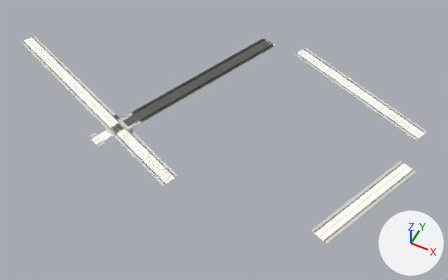
A saved change to the glTF model game/assets/city/roads/roads_1_-3.gltf.
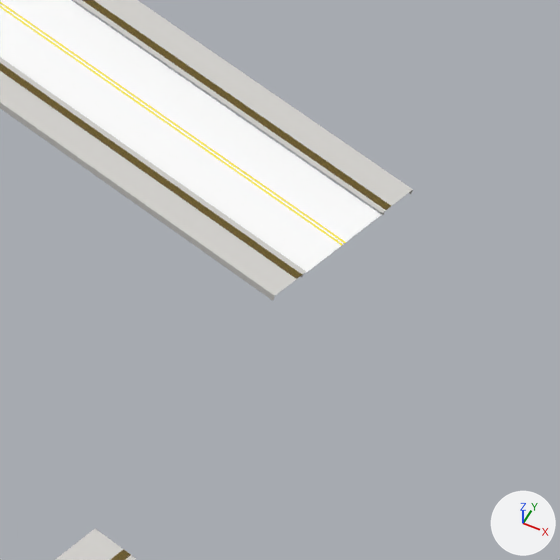
The first picture shows the older version from a 50 mm camera at (1034.0, 789.0, 358.0) aimed at (881.0, 1095.0, -24.0). The close-ups show the older and then the newer version on the part from 88% to 98% of the width and 41% to 58% of the height of that picture. Only the edits that show in the close-ups are written down. Every picture has the same lights, and +X, +Y and +Z are marked at lower right. Objects named as collision shapes, trigger or cutter boxes, shadow casters or lower levels of detail are left out. Vertices at exactly the same position are counted once.

The older version as bpy lines, for what is in view:
```python
ob_roads_1__3_road_tactile_strip = bpy.data.objects.new('roads_1_-3_Road_Tactile_Strip', me_roads_1__3_road_tactile_strip)
ob_roads_1__3_road_tactile_strip.location = (0.0, 0.0, 0.0)
ob_roads_1__3_sh_road_marking_yellow = bpy.data.objects.new('roads_1_-3_SH_road_marking_yellow', me_roads_1__3_sh_road_marking_yellow)
ob_roads_1__3_sh_road_marking_yellow.location = (0.0, 0.0, 0.0)
ob_roads_1__3_sh_sidewalk = bpy.data.objects.new('roads_1_-3_SH_sidewalk', me_roads_1__3_sh_sidewalk)
ob_roads_1__3_sh_sidewalk.location = (0.0, 0.0, 0.0)
ob_roads_1__3_sh_wet_asphalt = bpy.data.objects.new('roads_1_-3_SH_wet_asphalt', me_roads_1__3_sh_wet_asphalt)
ob_roads_1__3_sh_wet_asphalt.location = (0.0, 0.0, 0.0)
# also in view: 'roads_1_-3_SH_kerb' at (853.0, 1111.0, 0.0); 'roads_1_-3_SH_road_marking_white' at (853.0, 1111.0, 0.0)
```
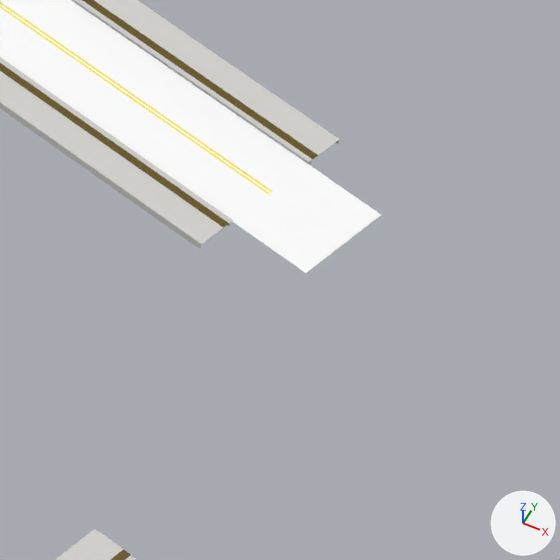
Location of each change, [x1, y1, x2, y2] in pixels of the close-ups (560 x 560 px):
'roads_1_-3_SH_sidewalk', reshaped
    before: [0, 0, 413, 560]
    after: [0, 0, 340, 560]
'roads_1_-3_Road_Tactile_Strip', reshaped
    before: [0, 0, 391, 560]
    after: [0, 0, 318, 560]
part 1 of me_roads_1__3_road_tactile_strip, deleted
    before: [224, 155, 391, 279]
part 2 of me_roads_1__3_sh_road_marking_yellow, deleted
    before: [269, 191, 345, 245]
part 3 of me_roads_1__3_sh_sidewalk, deleted
    before: [200, 139, 413, 301]

What the commit changed:
me_roads_1__3_road_tactile_strip is used by ob_roads_1__3_road_tactile_strip; location (0.0, 0.0, 0.0).
me_roads_1__3_road_tactile_strip had 524 vertices, 504 faces and spanned x 676.0..1030.0, y 1018.0..1205.0, z 0.0.
me_roads_1__3_road_tactile_strip now has 504 vertices, 480 faces and spans x 676.0..1030.0, y 1018.0..1205.0, z 0.0.
me_roads_1__3_road_tactile_strip part 1: 4 vertices removed from x 1024.0..1028.0, y 1143.0..1153.0, z 0.0.
Other edits to the shape of me_roads_1__3_road_tactile_strip do not show in these pictures.
me_roads_1__3_sh_road_marking_yellow is used by ob_roads_1__3_sh_road_marking_yellow; location (0.0, 0.0, 0.0).
me_roads_1__3_sh_road_marking_yellow had 524 vertices, 504 faces and spanned x 678.0..1027.0, y 1022.0..1200.0, z 0.0.
me_roads_1__3_sh_road_marking_yellow now has 504 vertices, 480 faces and spans x 678.0..1025.0, y 1022.0..1200.0, z 0.0.
me_roads_1__3_sh_road_marking_yellow part 2: 4 vertices removed from x 1026.0..1027.0, y 1148.0, z 0.0.
Other edits to the shape of me_roads_1__3_sh_road_marking_yellow do not show in these pictures.
me_roads_1__3_sh_sidewalk is used by ob_roads_1__3_sh_sidewalk; location (0.0, 0.0, 0.0).
me_roads_1__3_sh_sidewalk had 882 vertices, 1104 faces and spanned x 675.0..1032.0, y 1016.0..1207.0, z 0.0.
me_roads_1__3_sh_sidewalk now has 852 vertices, 1056 faces and spans x 675.0..1032.0, y 1016.0..1207.0, z 0.0.
me_roads_1__3_sh_sidewalk part 3: 6 vertices removed from x 1024.0..1029.0, y 1141.0..1155.0, z 0.0.
Other edits to the shape of me_roads_1__3_sh_sidewalk do not show in these pictures.
